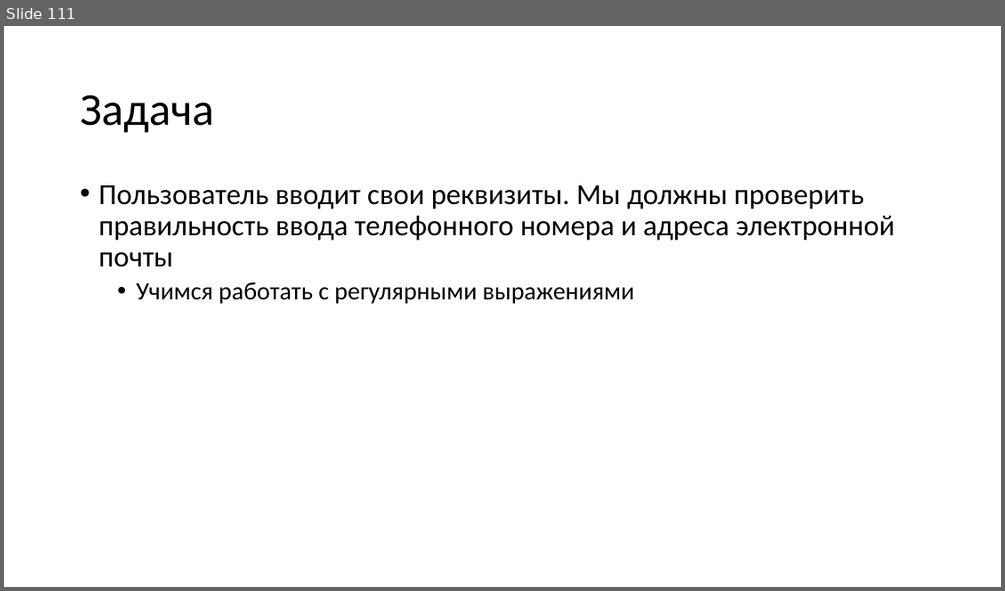
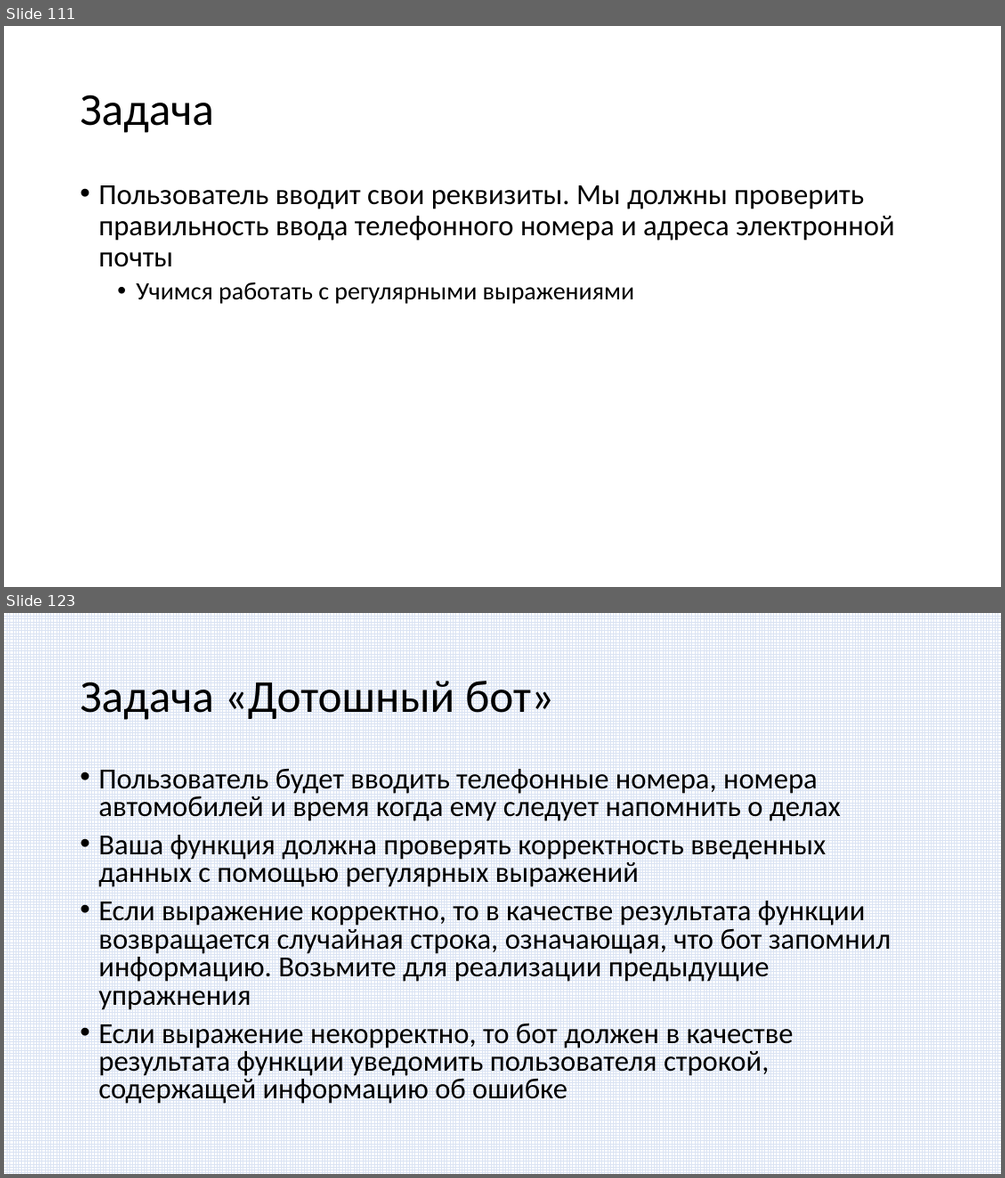
Before and after one commit to paveltsytovich/telegram-course, a slide deck: Presentation/Разработка ботов для телеграмм на Python.pptx. Shown one above the other, each under a label of ours: slide 111 before the commit, slides 111 and 123 after it; the slides between them are not shown. The pictures are 1005x591 and 1005x1178 pixels, drawn with LibreOffice and Linux fonts; fonts in the diff are those of the drawing. Boxes give left, top, right and bottom in pixels: in the first picture for what was removed or moved away, otherwise in the second. Text is boxed around its words. In the diff, an @@ line names an element or a change of style, - is before the commit and + after.

```diff
--- a/Presentation/Разработка ботов для телеграмм на Python.pptx
+++ b/Presentation/Разработка ботов для телеграмм на Python.pptx
@@ slide 123 added at [4,613,1001,1174], background #FFFFFF @@
@@ rectangle added at [4,613,1001,1174], fill pattern #DAE3F3 on #FFFFFF @@
@@ title added at [80,681,554,720], 44 pt, text #000000 @@
+Задача «Дотошный бот»
@@ text added at [98,769,890,1103], 28 pt, text #000000 @@
+• Пользователь будет вводить телефонные номера, номера автомобилей и время когда ему следует напомнить о делах
+• Ваша функция должна проверять корректность введенных данных с помощью регулярных выражений
+• Если выражение корректно, то в качестве результата функции возвращается случайная строка, означающая, что бот запомнил информацию. Возьмите для реализации предыдущие упражнения
+• Если выражение некорректно, то бот должен в качестве результата функции уведомить пользователя строкой, содержащей информацию об ошибке
```
Also in this commit, not shown: 11 other slides added, 1 other file.
